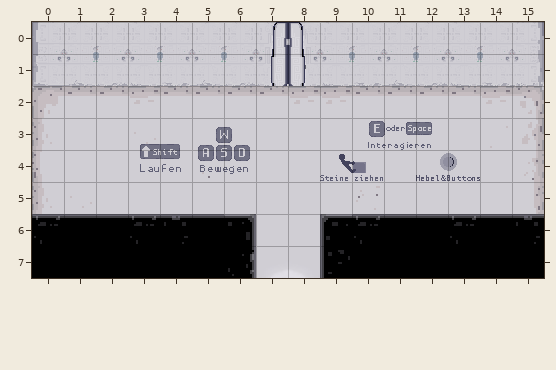
Tiled map: core/assets/level0_map.tmx. The picture above is the old version.
Cells are 32x32 px. Shown: x 0..15, y 0..7.
And afterwards:
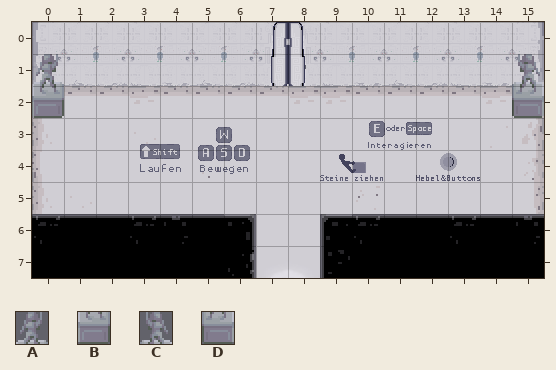
Key: from "finalTileset": A 163, B 179, C 195, D 211.
_ is an empty cell, . an unchanged one.
The edit:
--- layer "Details"
@@ x 0..15 @@
-1 _.............._
-2 _.............._
+1 A..............C
+2 B..............D
Pixel boxes of the changes (left, top, right, bottom) in both pictures:
added: (32, 54, 64, 118)
added: (512, 54, 544, 118)
